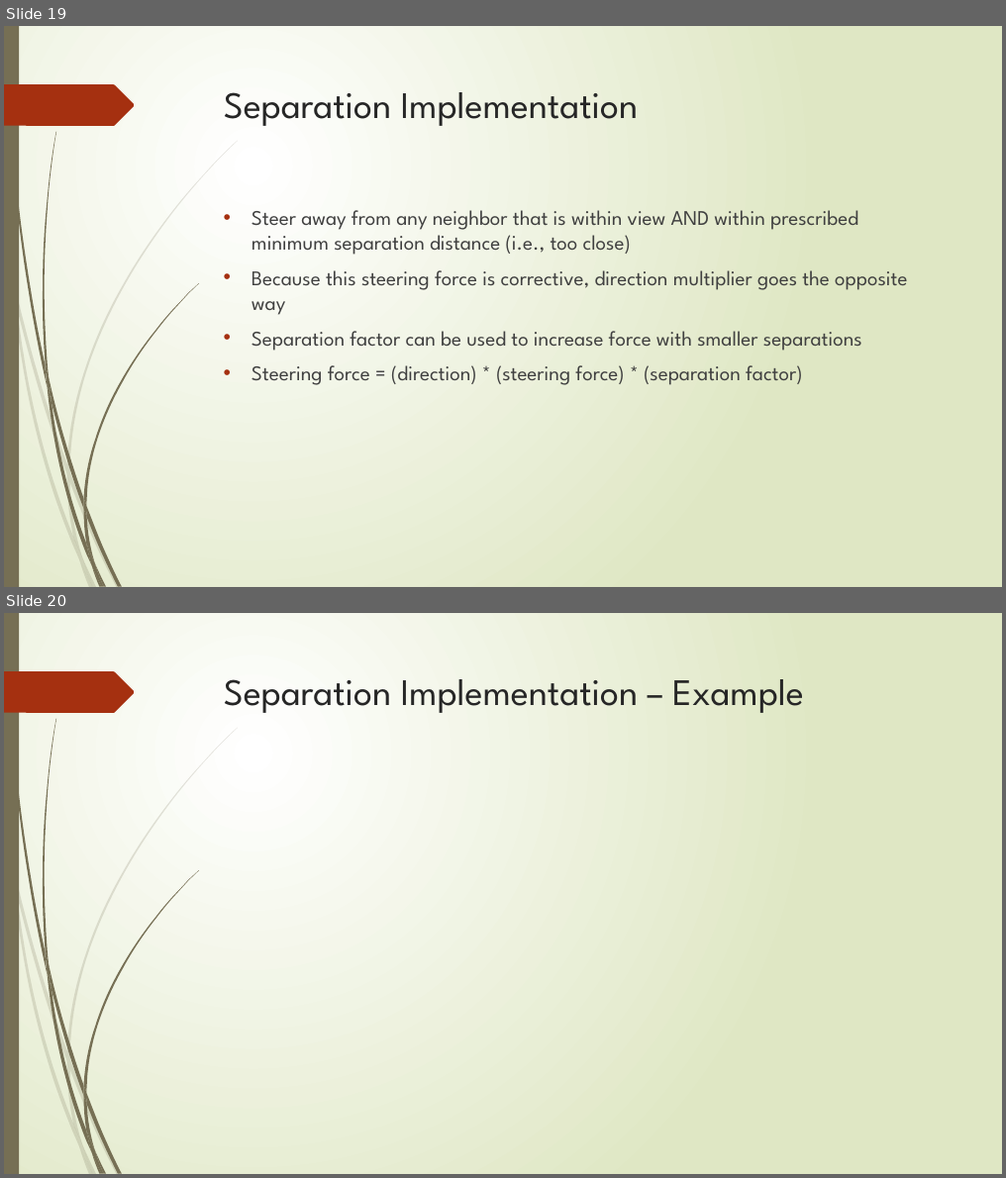
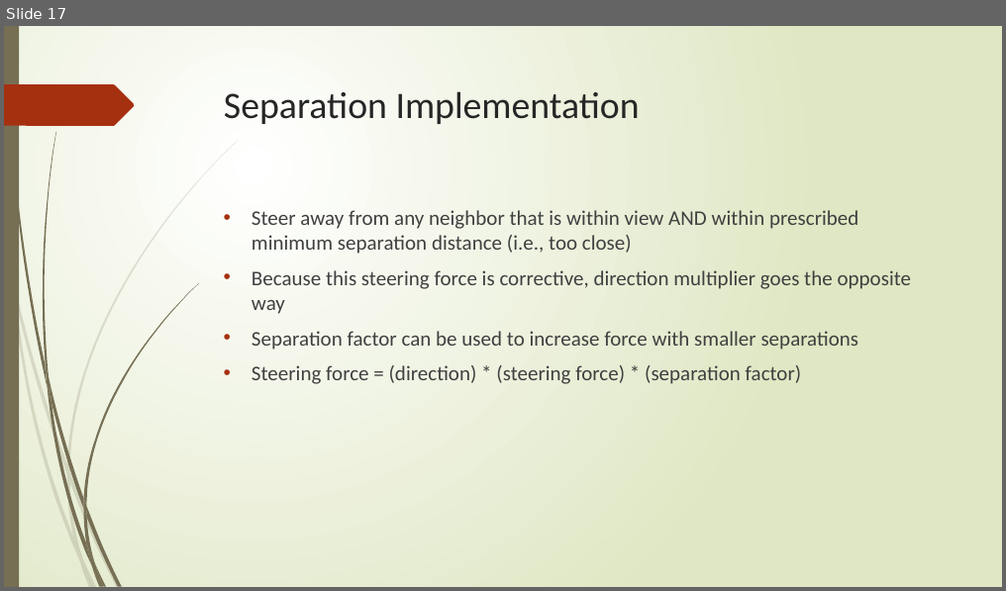
Before and after one commit to NattyBumppo/flockingdemo, a slide deck: flocking.pptx. Shown one above the other, each under a label of ours: slides 19 and 20 before the commit, slide 17 after it. The pictures are 1006x1178 and 1006x591 pixels, drawn with LibreOffice and Linux fonts; fonts in the diff are those of the drawing. Boxes give left, top, right and bottom in pixels: in the first picture for what was removed or moved away, otherwise in the second. Text is boxed around its words. In the diff, an @@ line names an element or a change of style, - is before the commit and + after.

```diff
--- a/flocking.pptx
+++ b/flocking.pptx
@@ slide 20 removed at bbox=[4, 613, 1002, 1174], background gradient #FFFFFF to #DFE8C4; not listed: 24 template elements that a slide beside it also shows @@
@@ title removed at bbox=[224, 679, 804, 713] @@
-Separation Implementation – Example
@@ what was slide 19 is now slide 17 @@
@@ slide 17 changed as well @@
@@ title "Separation Implementation" at bbox=[224, 91, 640, 124]: font League Spartan to Calibri @@
@@ text "Steer away from any neighbor ..." at bbox=[252, 210, 912, 384]: font League Spartan to Calibri @@
```
Also in this commit, not shown: 18 other slides changed, 2 other slides removed, 2 other files.
